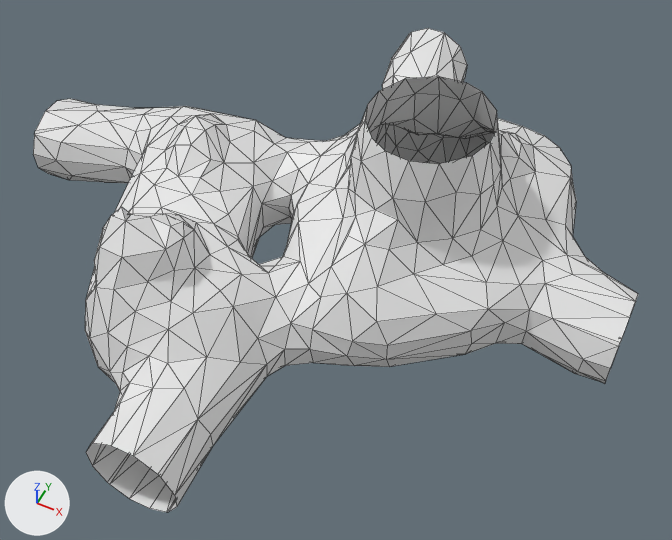
Two versions of the FBX model BouquetOfTime/Assets/Models/TerrainModules/Room_04_a.fbx, one commit apart.
Camera for both pictures: a camera (50 mm lens) standing at (32.0, -58.6, 72.6) and looking at (4.9, -4.4, 4.8). Every picture has the same lights, and +X, +Y and +Z are marked at lower left. Mesh edges are drawn as thin lines. Where no turn or scale is listed for an object, it has been applied to the vertices.

Names of what the first picture shows: 'Room_04_a'.
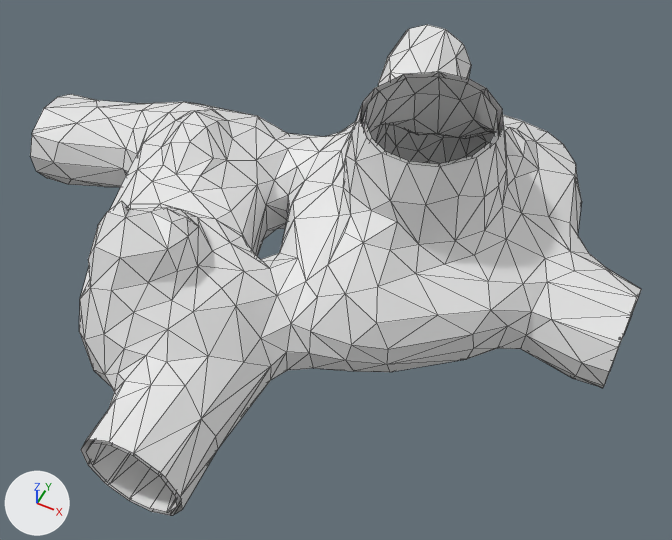
The edits, one by one:
me_mesh_004 is used by ob_room_04_a; location (0.0, 0.0, 0.0).
me_mesh_004 had 546 vertices, 1022 faces and spanned x -32.0..32.0, y -32.0..32.0, z -0.6..21.5.
me_mesh_004 now has 1092 vertices, 2044 faces and spans x -32.1..32.1, y -32.0..32.1, z -1.1..21.6.
me_mesh_004 part 1: a new loose piece of 546 vertices spanning x -32.1..32.1, y -32.0..32.1, z -1.1..21.6, in mat_material (white #e7e7e7).

What differs and where, as boxes (x1, y1, x2, y2) in the pictures (672 x 540 px):
'Room_04_a', reshaped: before (33, 28, 638, 512); after (30, 24, 642, 516)
part 1 of me_mesh_004, added: after (30, 24, 642, 516)
